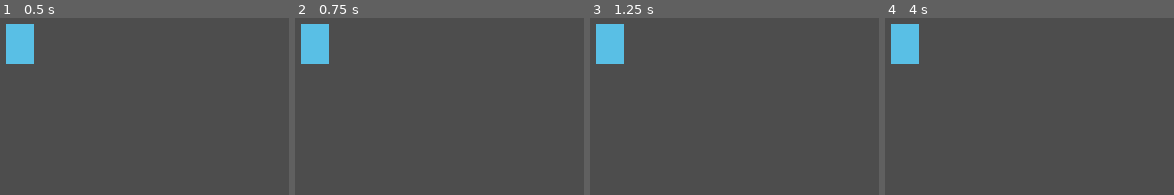
Above: before the commit, frames 1-4 (left to right).
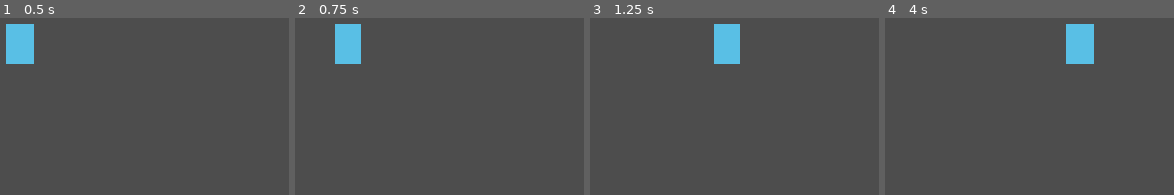
Above: after the commit, the same moments.

Repository: Cytrance/Jeweler
Game: Godot game, scene res://scenes/main.tscn
Two runs of this game, one before a commit and one after it. Both use one fixed random seed, a clock stepped at 60 frames per second and the inputs below.
Inputs:
- Up to frame 1 (0.5 s): no input
- Up to frame 2 (0.75 s): tap Enter at 0.5 s; hold D (move_right, bound only after the commit) from 0.53 s (still down)
- Up to frame 3 (1.25 s): keep holding D (move_right, bound only after the commit)
- Up to frame 4 (4 s): release D (move_right, bound only after the commit) at 1.28 s; hold S (move_down, bound only after the commit) 1.28-2.03 s; hold D (move_right, bound only after the commit) 2.03-2.78 s; hold W (move_up, bound only after the commit) 2.78-3.53 s; hold A (move_left, bound only after the commit) from 3.53 s (still down)

Frame 1 is identical in both runs. In frame 2, 4.2% of the frame differs, in the area x 2-23%, y 3-26%; in frame 3, 4.2%; in frame 4, 4.4%, in the area x 2-73%, y 3-26%.

Commit message:
Add four-direction player movement and behavioral checks

Diff:
--- a/jewel-rpg/project.godot
+++ b/jewel-rpg/project.godot
@@ -22,6 +22,25 @@
 window/stretch/mode="canvas_items"
 window/stretch/aspect="expand"
 
+[input]
+
+move_left={
+"deadzone": 0.2,
+"events": [Object(InputEventKey,"physical_keycode":65), Object(InputEventKey,"keycode":4194319)]
+}
+move_right={
+"deadzone": 0.2,
+"events": [Object(InputEventKey,"physical_keycode":68), Object(InputEventKey,"keycode":4194321)]
+}
+move_up={
+"deadzone": 0.2,
+"events": [Object(InputEventKey,"physical_keycode":87), Object(InputEventKey,"keycode":4194320)]
+}
+move_down={
+"deadzone": 0.2,
+"events": [Object(InputEventKey,"physical_keycode":83), Object(InputEventKey,"keycode":4194322)]
+}
+
 [physics]
 
 3d/physics_engine="Jolt Physics"
--- a/jewel-rpg/scenes/main.tscn
+++ b/jewel-rpg/scenes/main.tscn
@@ -1,4 +1,6 @@
-[gd_scene format=3]
+[gd_scene load_steps=2 format=3]
+
+[ext_resource type="Script" path="res://scripts/player.gd" id="1_player"]
 
 [node name="Main" type="Node2D"]
 
@@ -6,3 +8,4 @@
 position = Vector2(480, 270)
 polygon = PackedVector2Array(-16, -24, 16, -24, 16, 24, -16, 24)
 color = Color(0.35, 0.75, 0.9, 1)
+script = ExtResource("1_player")
--- /dev/null
+++ b/jewel-rpg/scripts/player.gd
@@ -0,0 +1,10 @@
+extends Polygon2D
+
+# Movement speed in pixels per second; adjustable in the Inspector.
+@export var speed: float = 200.0
+
+
+func _physics_process(delta: float) -> void:
+	# get_vector limits diagonal input to the same speed as straight input.
+	var direction := Input.get_vector("move_left", "move_right", "move_up", "move_down")
+	position += direction * speed * delta
--- /dev/null
+++ b/jewel-rpg/tests/verify_movement.gd
@@ -0,0 +1,54 @@
+extends SceneTree
+
+var failures := 0
+
+func check(ok: bool, label: String) -> void:
+	if ok:
+		print("PASS: ", label)
+	else:
+		push_error("FAIL: " + label)
+		failures += 1
+
+func _initialize() -> void:
+	var scene = load("res://scenes/main.tscn").instantiate()
+	var player = scene.get_node("PlayerPlaceholder")
+	var start: Vector2 = player.position
+	player._physics_process(0.5)
+	check(player.position.is_equal_approx(start), "idle remains still")
+	var cases := {"move_left": Vector2.LEFT, "move_right": Vector2.RIGHT, "move_up": Vector2.UP, "move_down": Vector2.DOWN}
+	for action in cases:
+		player.position = start
+		Input.action_press(action)
+		player._physics_process(0.5)
+		check((player.position - start).is_equal_approx(cases[action] * player.speed * 0.5), action + " direction and pixels/second")
+		Input.action_release(action)
+		var stopped: Vector2 = player.position
+		player._physics_process(0.5)
+		check(player.position.is_equal_approx(stopped), action + " release stops")
+	player.position = start
+	Input.action_press("move_right")
+	Input.action_press("move_down")
+	player._physics_process(0.5)
+	var diagonal: Vector2 = player.position - start
+	check(is_equal_approx(diagonal.length(), player.speed * 0.5), "diagonal distance equals straight distance")
+	check(diagonal.x > 0 and diagonal.y > 0 and is_equal_approx(diagonal.x, diagonal.y), "diagonal direction")
+	Input.action_release("move_right")
+	Input.action_release("move_down")
+	player.position = start
+	Input.action_press("move_right")
+	player._physics_process(0.25)
+	player._physics_process(0.25)
+	check((player.position - start).is_equal_approx(Vector2.RIGHT * player.speed * 0.5), "split delta gives same distance")
+	Input.action_release("move_right")
+	var bindings := {"move_left": [KEY_A, KEY_LEFT], "move_right": [KEY_D, KEY_RIGHT], "move_up": [KEY_W, KEY_UP], "move_down": [KEY_S, KEY_DOWN]}
+	for action in bindings:
+		var physical := false
+		var arrow := false
+		for event in InputMap.action_get_events(action):
+			if event is InputEventKey:
+				physical = physical or event.physical_keycode == bindings[action][0]
+				arrow = arrow or event.keycode == bindings[action][1]
+		check(physical and arrow, action + " physical WASD and arrow bindings")
+	scene.free()
+	print("Movement verification failures: ", failures)
+	quit(1 if failures else 0)
Not shown, added: jewel-rpg/scripts/player.gd.uid
Not shown, added: jewel-rpg/tests/verify_movement.gd.uid
Not shown, changed: README.md
Not shown, changed: docs/first-scene.md
Not shown, added: docs/player-movement.md
Not shown, changed: docs/roadmap.md
